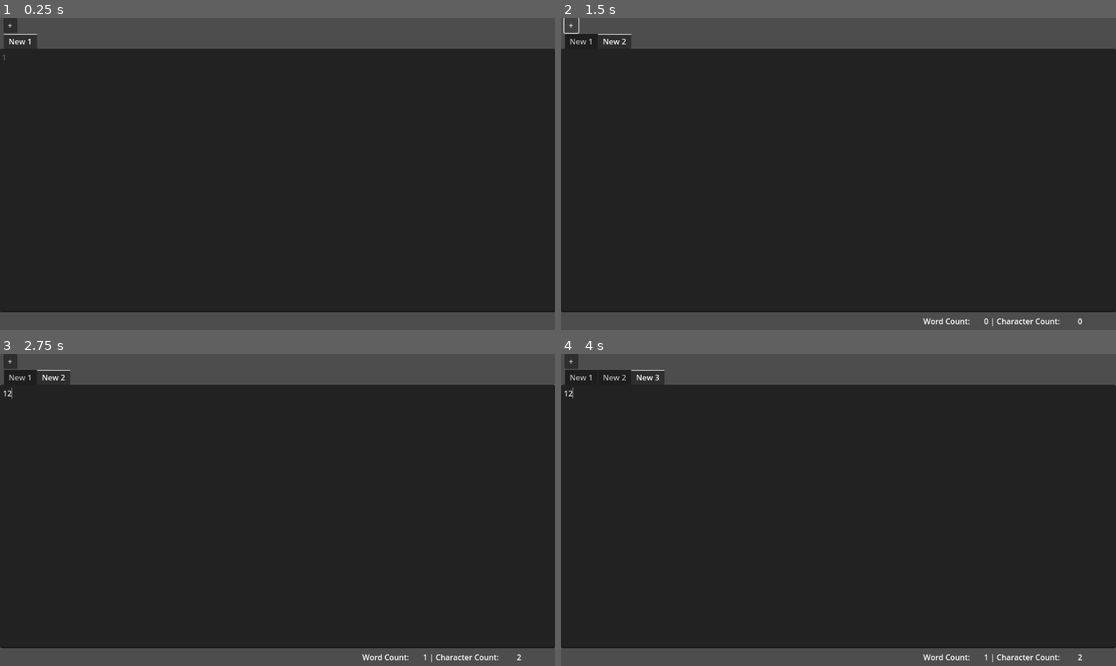
Above: before the commit, frames 1-4 (two rows, left to right).
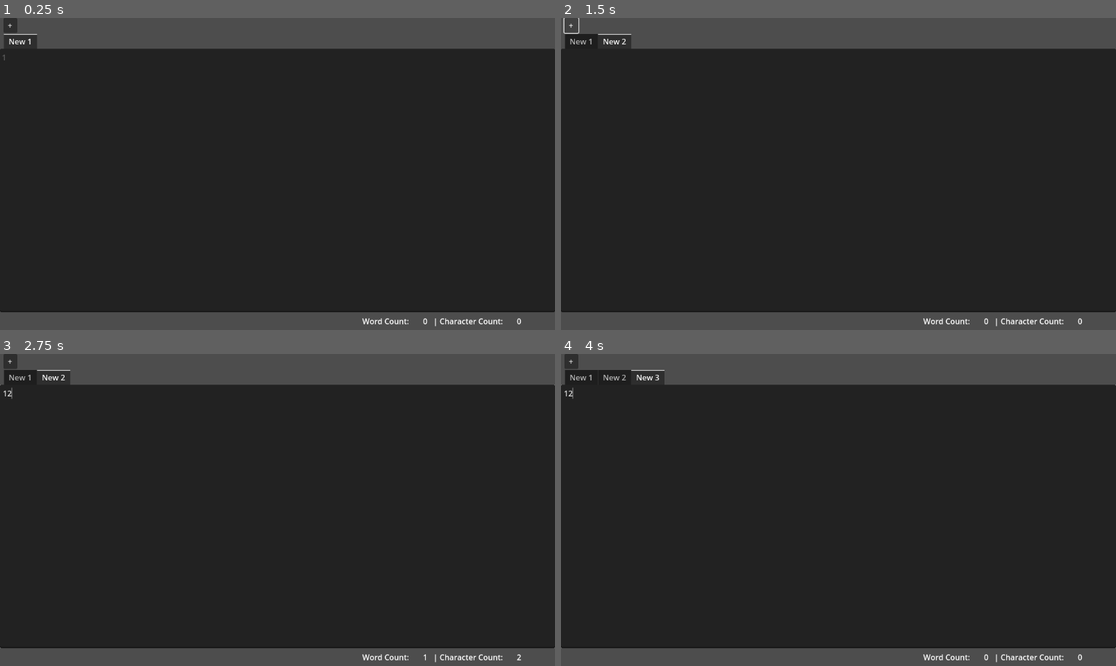
Above: after the commit, the same moments.

Repository: JacobMundy/Worst-Editor
Game: Godot game, scene res://Main.tscn
The game is run twice, just before and just after one commit, with the same random seed, the same clock (stepped at 60 frames per second) and the same inputs.
Inputs (mouse positions are in pixels of both pictures, inside the frame that each line leads up to):
- Up to frame 1 (0.25 s): no input
- Up to frame 2 (1.5 s): click (838, 180) at 0.52 s; type "12" at 0.6 s; click "+" at 1.25 s
- Up to frame 3 (2.75 s): click (277, 516) at 2.02 s; type "12" at 2.1 s
- Up to frame 4 (4 s): click "+" at 2.75 s; click (838, 516) at 3.52 s; type "12" at 3.6 s

The runs differ from the first frame. In frame 1, 0.2% of the frame differs, in the area x 65-94%, y 96-99%; in frame 2, 0.2%; in frame 3, 0.2%; in frame 4, 0.2%.

Commit message:
refactored
no longer uses regex (thank god)
default len and split/replace are much faster for a large amount of text (editor can run smoothly with 2mil char and 41k lines)
also utilizes timer so that expensive calls happen less often

Diff:
--- a/WordCounter.gd
+++ b/WordCounter.gd
@@ -3,8 +3,7 @@
 @onready var default_tab = get_node("../TabContainer/New 1")
 var text_edit
 var connected_editors = []
-var regex_word_count = RegEx.new()
-var regex_character_count = RegEx.new()
+var update_timer: Timer
 
 @onready var label_scroll_container = get_parent()
 
@@ -13,34 +12,47 @@
 func _ready():
 	set_new_text_edit(default_tab)
 	self.scroll_active = false
-	regex_word_count.compile("[\\w-]+")
-	regex_character_count.compile(".")
+	update_timer = Timer.new()
+	update_timer.one_shot = true
+	update_timer.timeout.connect(update_word_counter)
+	add_child(update_timer)
 
+func schedule_update():
+	if !update_timer.is_stopped():
+		update_timer.stop()
+	update_timer.start(0.5)  # 0.5 second delay
 
 func set_new_text_edit(provided_text_edit):
 	text_edit = provided_text_edit
 	if text_edit not in connected_editors:
-		text_edit.connect("caret_changed", Callable(self, "update_word_counter"))
+		text_edit.connect("caret_changed", Callable(self, "on_text_changed"))
+
 		connected_editors.append(text_edit)
 	update_word_counter()
 
+# Connect this to your CodeEdit's "text_changed" signal
+func on_text_changed():
+	schedule_update()
+
 func update_word_counter():
-	if !text_edit or !regex_word_count.is_valid() or !regex_character_count.is_valid():
-		print("Invalid text_edit or regex")
-		return
 
-	var text = text_edit.text if text_edit else ""
+	var text = text_edit.text
 	var word_count = 0
 	var character_count = 0
 
 	if text != "":
-		var char_matches = regex_character_count.search_all(text)
-		var word_matches = regex_word_count.search_all(text)
+		word_count = count_words(text)
+		character_count = count_characters(text)
 
-		if char_matches != null and word_matches != null:
-			word_count = word_matches.size()
-			character_count = char_matches.size()
+	var formatted_text = "Word Count: %7d   | Character Count: %7d" % [word_count, character_count]
+	set_text(formatted_text)
 
-	# Use string formatting to ensure consistent width
-	var formatted_text = "Word Count: %7d | Character Count: %9d" % [word_count, character_count]
-	set_text(formatted_text)
+
+
+func count_words(text):
+	# Split the text by whitespace and filter out empty strings
+	return len(text.split(' ', true))
+
+func count_characters(text):
+	# Remove all whitespace to get the count of non-whitespace characters
+	return len(text.replace(' ', ''))
